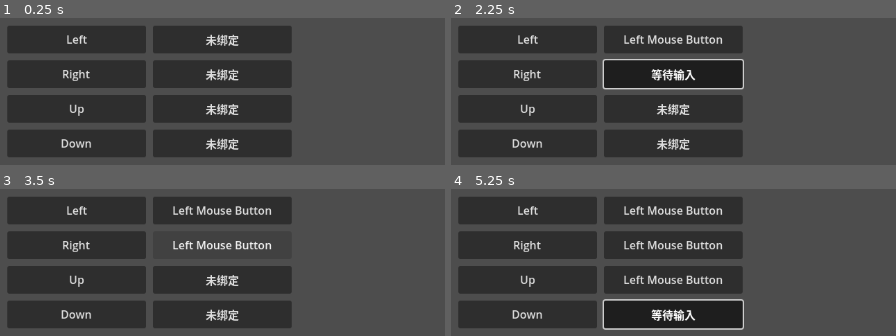
Above: before the commit, frames 1-4 (two rows, left to right).
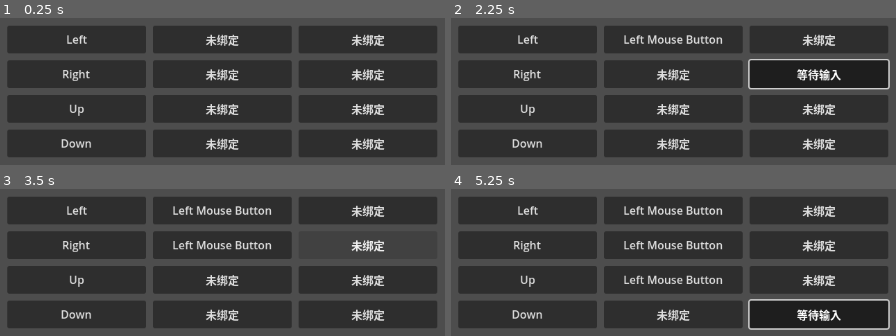
Above: after the commit, the same moments.

Repository: ER-MA/Godot-CameraController
Game: Godot game, scene res://remapper/InputMapper.tscn
The game is run twice, just before and just after one commit, with the same random seed, the same clock (stepped at 60 frames per second) and the same inputs. This scene is started directly instead of the project's main scene.
Inputs:
- Up to frame 1 (0.25 s): no input
- Up to frame 2 (2.25 s): click "未绑定" at 0.5 s; click "等待输入" at 1.25 s; click "未绑定" at 2 s
- Up to frame 3 (3.5 s): click "等待输入" at 2.75 s
- Up to frame 4 (5.25 s): click "未绑定" at 3.5 s; click "等待输入" at 4.25 s; click "未绑定" at 5 s

The runs differ from the first frame. In frame 1, 22% of the frame differs, in the area x 67-99%, y 5-95%; in frame 2, 24%; in frame 3, 17%; in frame 4, 25%, in the area x 33-99%, y 5-96%.

Commit message:
chore(InputRemapper): 为自定义按键场景添加更多按钮；

Diff:
--- a/remapper/InputMapper.tscn
+++ b/remapper/InputMapper.tscn
@@ -168,5 +168,77 @@
 rebind_action = "camera_down"
 event_num = 1
 
+[node name="CameraLeft2" type="Button" parent="." node_paths=PackedStringArray("input_mapper")]
+layout_mode = 1
+anchors_preset = 8
+anchor_left = 0.5
+anchor_top = 0.5
+anchor_right = 0.5
+anchor_bottom = 0.5
+offset_left = 215.0
+offset_top = -95.0
+offset_right = 415.0
+offset_bottom = -55.0
+grow_horizontal = 2
+grow_vertical = 2
+script = ExtResource("1_tl1yr")
+input_mapper = NodePath("..")
+rebind_action = "camera_left"
+event_num = 2
+
+[node name="CameraRight2" type="Button" parent="." node_paths=PackedStringArray("input_mapper")]
+layout_mode = 1
+anchors_preset = 8
+anchor_left = 0.5
+anchor_top = 0.5
+anchor_right = 0.5
+anchor_bottom = 0.5
+offset_left = 215.0
+offset_top = -45.0
+offset_right = 415.0
+offset_bottom = -5.0
+grow_horizontal = 2
+grow_vertical = 2
+script = ExtResource("1_tl1yr")
+input_mapper = NodePath("..")
+rebind_action = "camera_right"
+event_num = 2
+
+[node name="CameraUp2" type="Button" parent="." node_paths=PackedStringArray("input_mapper")]
+layout_mode = 1
+anchors_preset = 8
+anchor_left = 0.5
+anchor_top = 0.5
+anchor_right = 0.5
+anchor_bottom = 0.5
+offset_left = 215.0
+offset_top = 5.0
+offset_right = 415.0
+offset_bottom = 45.0
+grow_horizontal = 2
+grow_vertical = 2
+script = ExtResource("1_tl1yr")
+input_mapper = NodePath("..")
+rebind_action = "camera_up"
+event_num = 2
+
+[node name="CameraDown2" type="Button" parent="." node_paths=PackedStringArray("input_mapper")]
+layout_mode = 1
+anchors_preset = 8
+anchor_left = 0.5
+anchor_top = 0.5
+anchor_right = 0.5
+anchor_bottom = 0.5
+offset_left = 215.0
+offset_top = 55.0
+offset_right = 415.0
+offset_bottom = 95.0
+grow_horizontal = 2
+grow_vertical = 2
+script = ExtResource("1_tl1yr")
+input_mapper = NodePath("..")
+rebind_action = "camera_down"
+event_num = 2
+
 [node name="InputTest" type="Node2D" parent="."]
 script = SubResource("GDScript_e1wqx")
